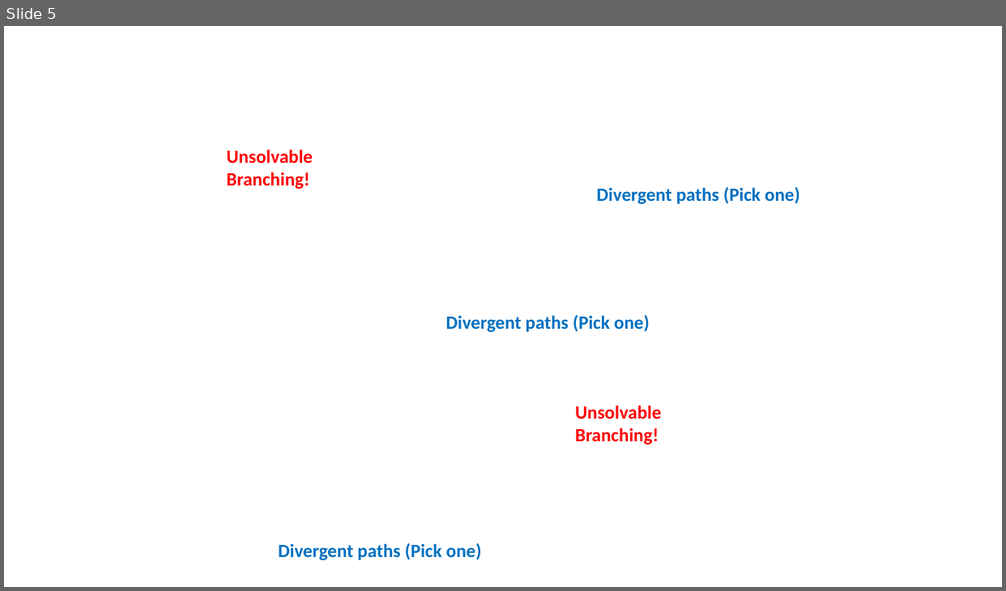
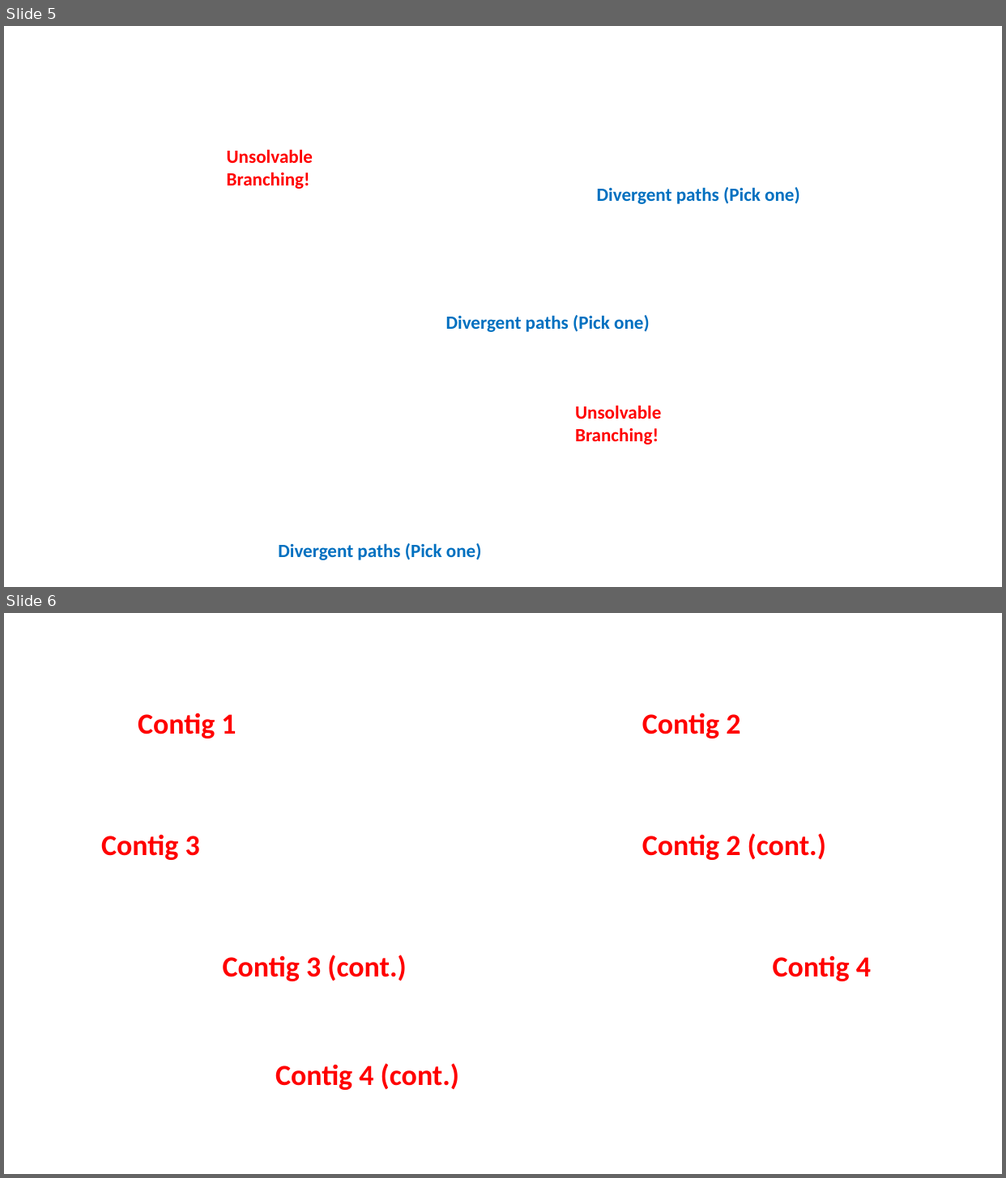
Before and after one commit to Jcbnunez/biol4585j-yey2sn, a slide deck: Class_Materials/4.Genome_assembly/figures/figs.pptx. Shown one above the other, each under a label of ours: slide 5 before the commit, slides 5 and 6 after it. The pictures are 1006x591 and 1006x1178 pixels, drawn with LibreOffice and Linux fonts; fonts in the diff are those of the drawing; background and template pictures are left out. Boxes give left, top, right and bottom in pixels: in the first picture for what was removed or moved away, otherwise in the second. Text is boxed around its words. In the diff, an @@ line names an element or a change of style, - is before the commit and + after.

```diff
--- a/Class_Materials/4.Genome_assembly/figures/figs.pptx
+++ b/Class_Materials/4.Genome_assembly/figures/figs.pptx
@@ slide 6 added at [4,613,1002,1174], background picture (left out) @@
@@ group added at [101,713,871,1090]: 7 texts @@
+Contig 1
+Contig 2
+Contig 2 (cont.)
+Contig 3
+Contig 3 (cont.)
+Contig 4
+Contig 4 (cont.)
```
Also in this commit, not shown: 2 other files.
